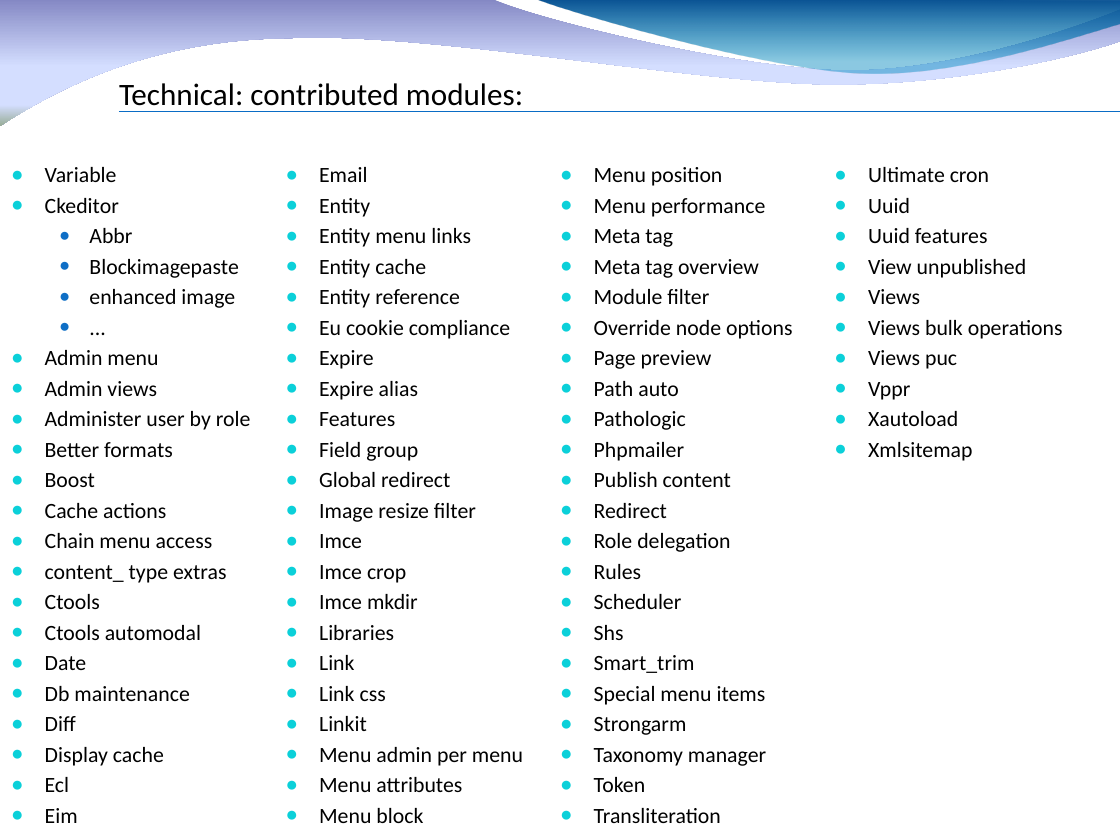
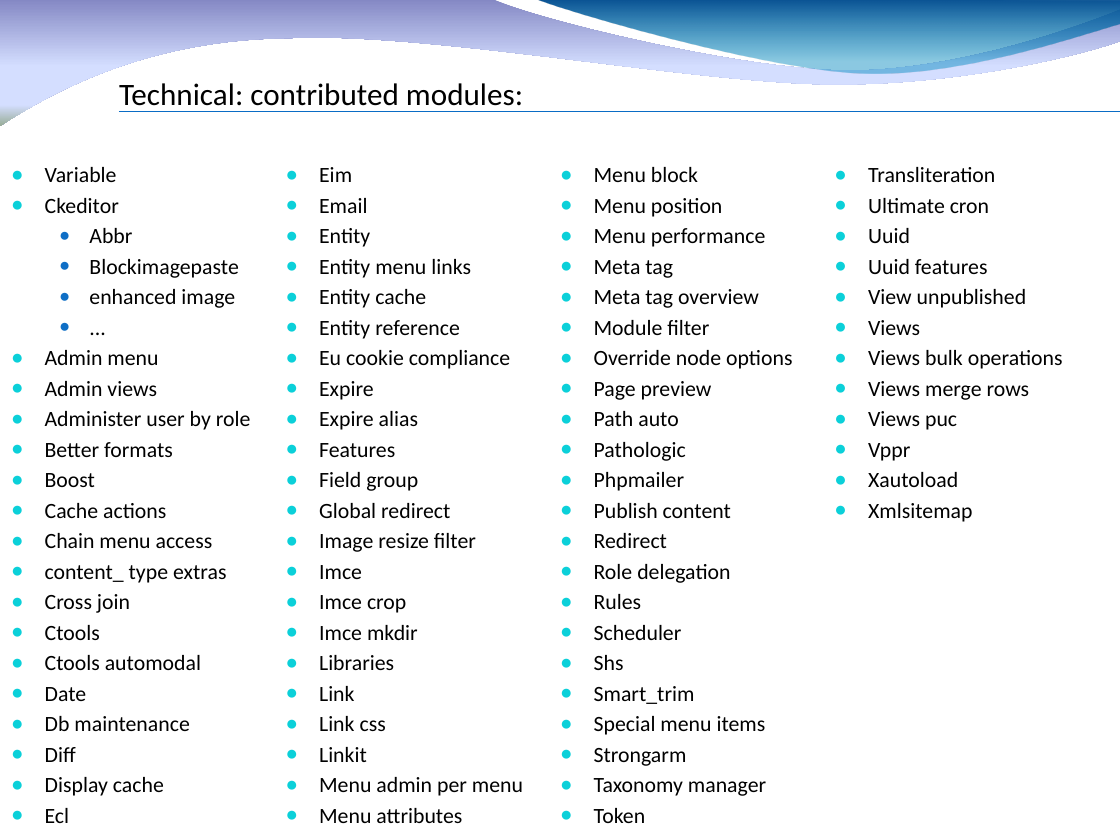
Before and after one commit to fauconv/ctm_drupal7, a slide deck: slide 9 of docs/Drupal 7 CTM factory.pptx. Drawn at 1120x840 pixels with LibreOffice and Linux fonts; fonts in the diff are those of the drawing; background and template pictures are left out. Boxes give left, top, right and bottom in pixels: in the first picture for what was removed or moved away, otherwise in the second. Text is boxed around its words. In the diff, an @@ line names an element or a change of style, - is before the commit and + after.

```diff
--- a/docs/Drupal 7 CTM factory.pptx
+++ b/docs/Drupal 7 CTM factory.pptx
@@ text at (x1=868, y1=381, x2=1030, y2=400): paragraph added @@
+● Views merge rows
@@ text at (x1=45, y1=594, x2=130, y2=613): paragraph added @@
+● Cross join
```
Also in this commit, not shown: 11 other slides changed, 18 other files.
